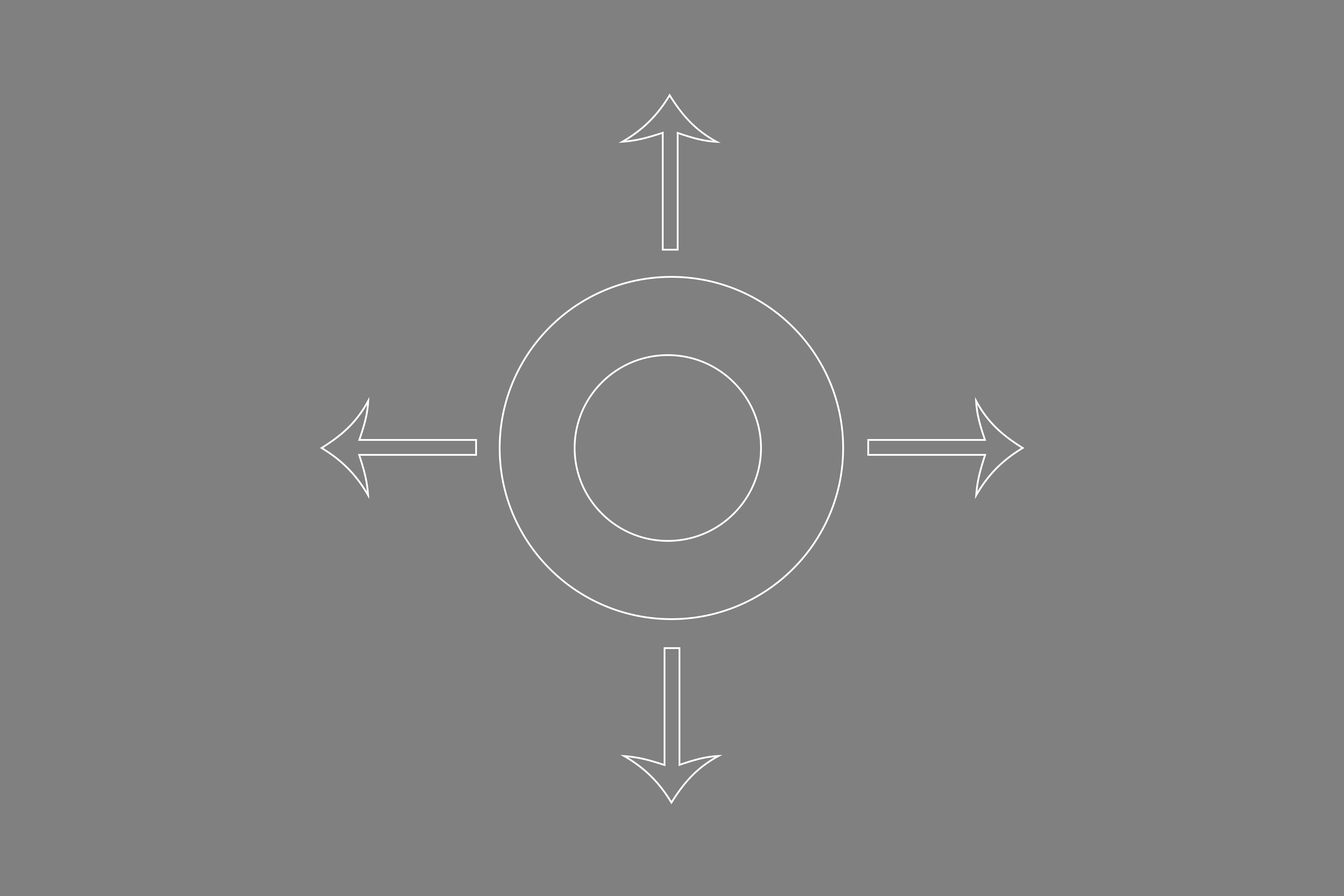
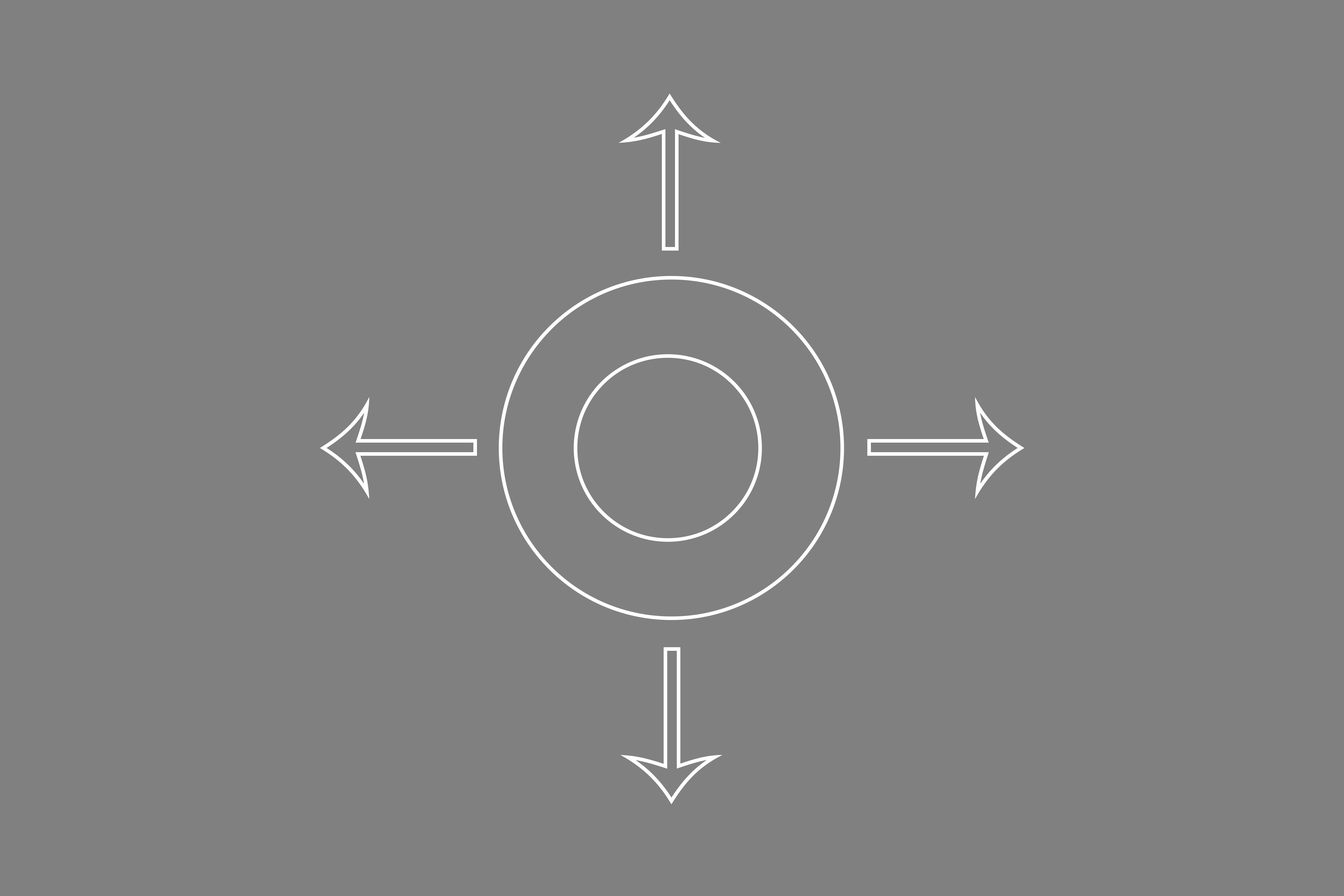
Revision of a layered 1344px x 896px image; what changed, layer by layer:
painted on "Shape 1 copy" over box(627, 648, 715, 801)
painted on "Shape 1" (1st of 3) over box(626, 96, 713, 249)
painted on "Shape 1" (2nd of 3) over box(323, 404, 476, 496)
painted on "Shape 1" (3rd of 3) over box(868, 404, 1021, 492)
painted on "Ellipse 1 copy" over box(575, 355, 760, 540)
painted on "Ellipse 1" over box(500, 277, 842, 619)
